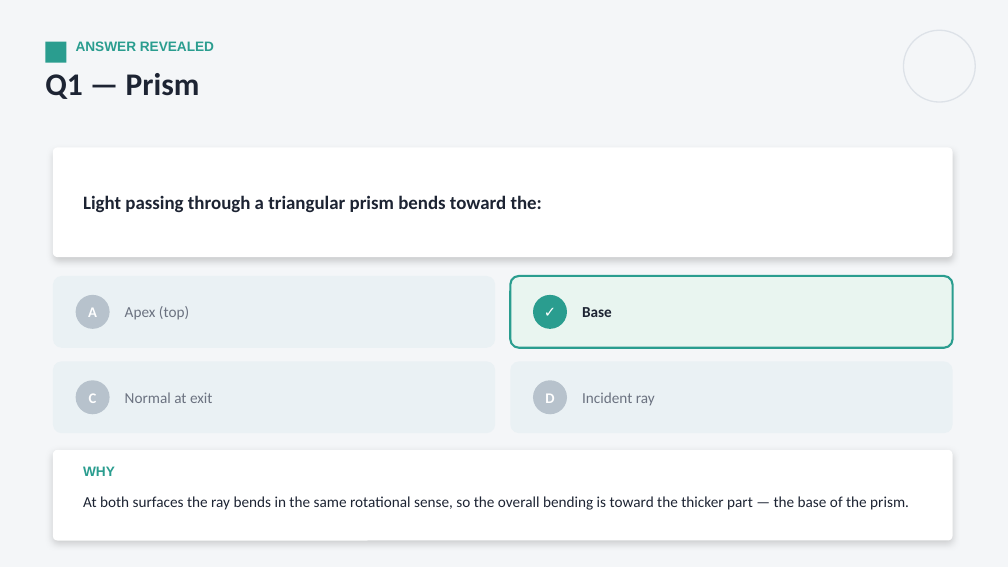
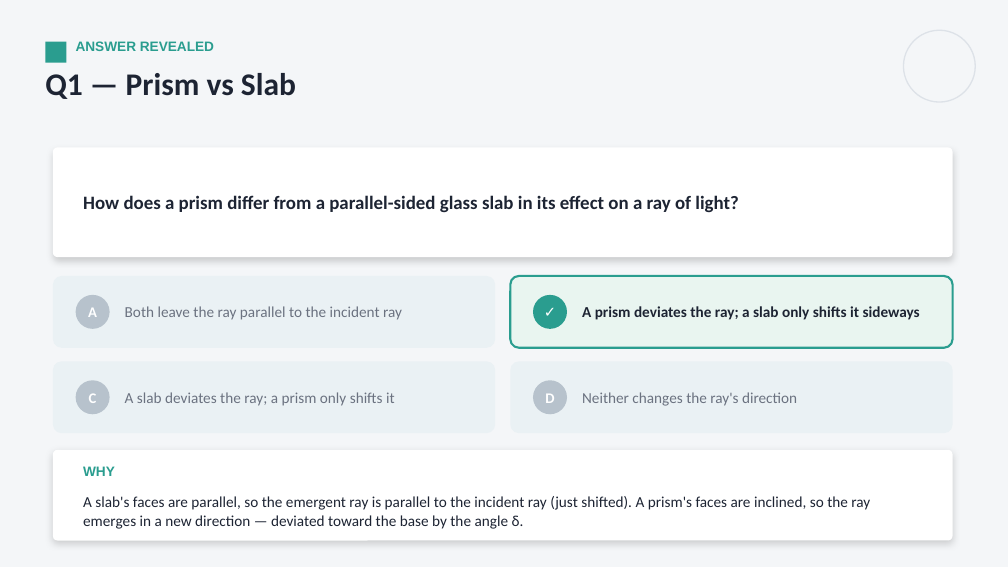
Before and after one commit to parmeshwars2911/MyFirstAR, a slide deck: slide 12 of ppt/Grade10/G10_S35_Refraction_at_Plane_Surfaces_2.pptx. Drawn at 1008x567 pixels with LibreOffice and Linux fonts; fonts in the diff are those of the drawing. Boxes give left, top, right and bottom in pixels: in the first picture for what was removed or moved away, otherwise in the second. Text is boxed around its words. In the diff, an @@ line names an element or a change of style, - is before the commit and + after.

```diff
--- a/ppt/Grade10/G10_S35_Refraction_at_Plane_Surfaces_2.pptx
+++ b/ppt/Grade10/G10_S35_Refraction_at_Plane_Surfaces_2.pptx
@@ text at (x1=45, y1=73, x2=296, y2=99): text changed @@
-Q1 — Prism
+Q1 — Prism vs Slab
@@ text at (x1=83, y1=195, x2=738, y2=212): text changed @@
-Light passing through a triangular prism bends toward the:
+How does a prism differ from a parallel-sided glass slab in its effect on a ray of light?
@@ text at (x1=125, y1=306, x2=402, y2=320): text changed @@
-Apex (top)
+Both leave the ray parallel to the incident ray
@@ text at (x1=582, y1=306, x2=920, y2=320): text changed @@
-Base
+A prism deviates the ray; a slab only shifts it sideways
@@ text at (x1=125, y1=392, x2=395, y2=406): text changed @@
-Normal at exit
+A slab deviates the ray; a prism only shifts it
@@ text at (x1=582, y1=392, x2=797, y2=406): text changed @@
-Incident ray
+Neither changes the ray's direction
@@ text at (x1=83, y1=496, x2=870, y2=529): text changed @@
-At both surfaces the ray bends in the same rotational sense, so the overall bending is toward the thicker part — the base of the prism.
+A slab's faces are parallel, so the emergent ray is parallel to the incident ray (just shifted). A prism's faces are inclined, so the ray emerges in a new direction — deviated toward the base by the angle δ.
```
Also in this commit, not shown: 13 other slides changed, 14 other files.
